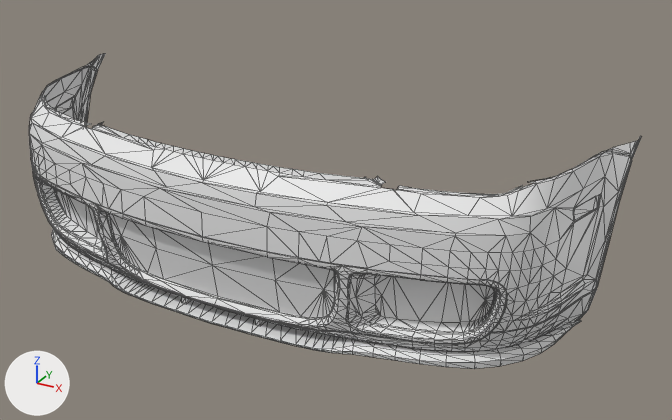
An edit to the glTF model public/parts/wendtStrom_frontBumper_cupraR.glb, drawn before and after from the same camera.
Camera for both pictures: a camera (50 mm lens) standing at (1.254, -3.759, 1.352) and looking at (0.146, -1.743, 0.344). Lighting does not change. The marker at lower left points along +X, +Y and +Z. The older version comes first. Mesh edges are drawn as thin lines. Where no turn or scale is listed for an object, it has been applied to the vertices.

In view in the first picture: 'frontBumper_cupraR'.
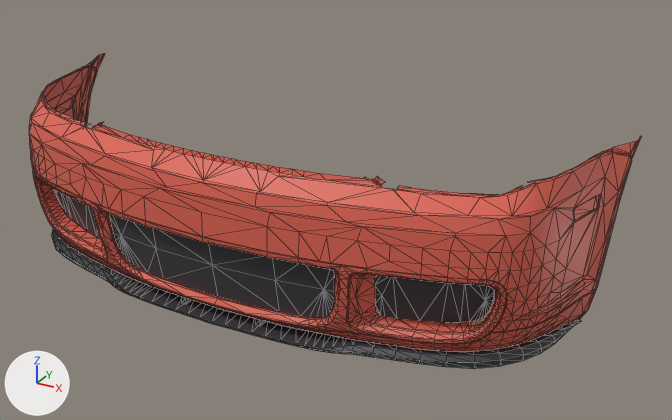
Pixel boxes [x1, y1, x2, y2] of what changed, in the pictures (672 x 420 px):
'frontBumper_cupraR', recoloured (white to red)
    both: [29, 53, 641, 369]

Patch to the scene script:
```diff
--- a/public/parts/wendtStrom_frontBumper_cupraR.glb.py
+++ b/public/parts/wendtStrom_frontBumper_cupraR.glb.py
@@ mat_paint @@
 mat_paint = principled_material('Paint')
-mat_paint.base_color = (0.8, 0.8, 0.8)  # white #e7e7e7
+mat_paint.base_color = (0.7, 0.12, 0.08)  # red #da6150
@@ mat_black @@
 mat_black = principled_material('Black')
-mat_black.base_color = (0.8, 0.8, 0.8)  # white #e7e7e7
+mat_black.base_color = (0.04, 0.04, 0.045)  # dark grey #38383c
```
